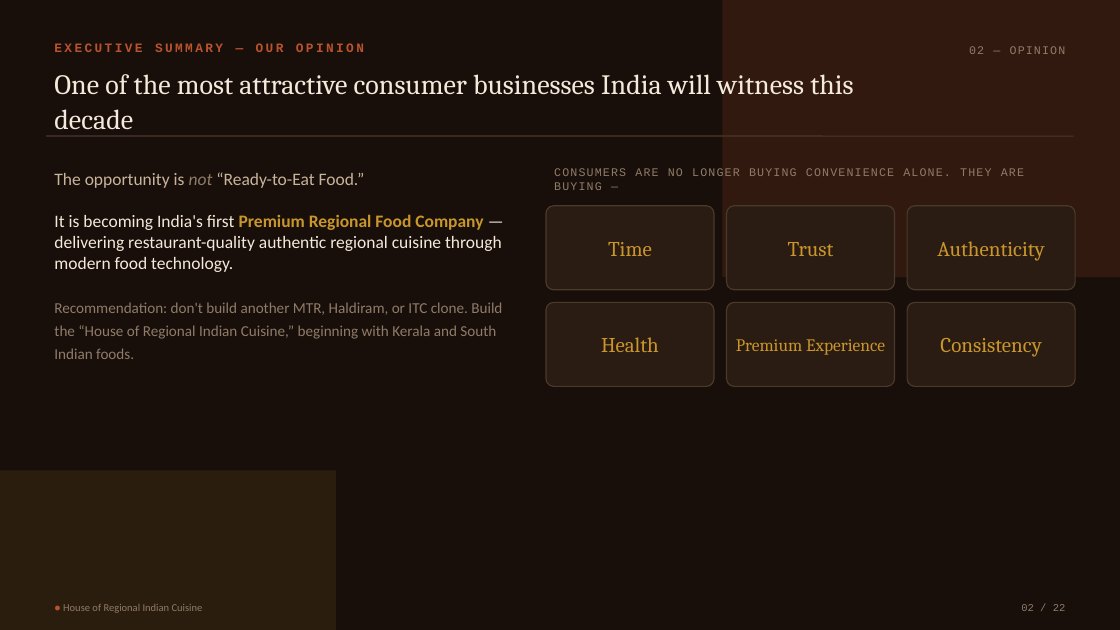
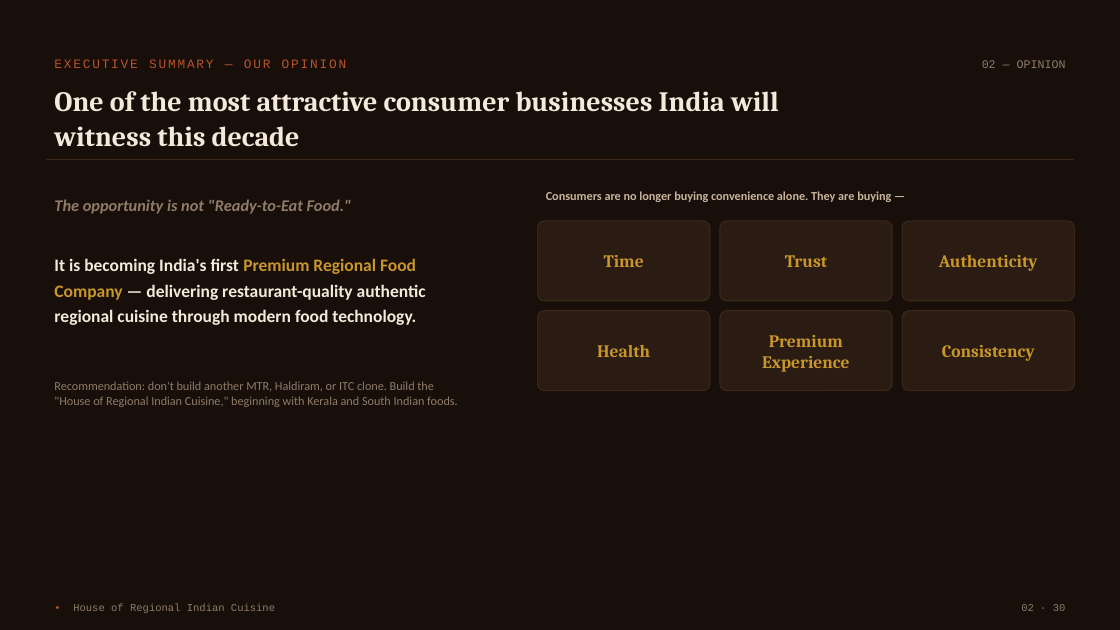
Before and after one commit to adithyark17/SideProjects, a slide deck: slide 2 of india-regional-foods-deck/india-regional-foods-deck.pptx. Drawn at 1120x630 pixels with LibreOffice and Linux fonts; fonts in the diff are those of the drawing. Boxes give left, top, right and bottom in pixels: in the first picture for what was removed or moved away, otherwise in the second. Text is boxed around its words. In the diff, an @@ line names an element or a change of style, - is before the commit and + after.

```diff
--- a/india-regional-foods-deck/india-regional-foods-deck.pptx
+++ b/india-regional-foods-deck/india-regional-foods-deck.pptx
@@ rectangle removed at [723, 0, 1120, 277] @@
@@ text "EXECUTIVE SUMMARY — OUR OPINION": place and size @@
-text "EXECUTIVE SUMMARY — OUR OPINION" at [54, 43, 364, 52]
+text "EXECUTIVE SUMMARY — OUR OPINION" at [54, 59, 347, 68]
@@ text "EXECUTIVE SUMMARY — OUR OPINION" at [54, 59, 347, 68]: letter spacing 2 to 1.5 pt, bold off @@
@@ text "02 — OPINION": place and size @@
-text "02 — OPINION" at [969, 46, 1066, 54]
+text "02 — OPINION" at [982, 60, 1066, 68]
@@ text "02 — OPINION" at [982, 60, 1066, 68]: letter spacing 1 to 0 pt @@
@@ text "One of the most attractive ..." at [54, 91, 779, 147]: bold on @@
@@ text "One of the most attractive ...": place and size @@
-text "One of the most attractive ..." at [54, 74, 853, 129]
+text "One of the most attractive ..." at [54, 91, 779, 147]
@@ line moved from (46, 136) - (1074, 136) to (46, 160) - (1074, 160) @@
@@ line (46, 160) - (1074, 160): stroke #4A3A2C 1 pt to #3A2718 1 pt @@
@@ text added at [54, 199, 352, 214], 14 pt, text #8F7B68, bold, italic @@
+The opportunity is not "Ready-to-Eat Food."
@@ text at [546, 191, 891, 202]: text changed; size 10 to 10.5 pt; font Courier New to Calibri; text colour #8F7B68 to #C9B49C; bold on @@
-CONSUMERS ARE NO LONGER BUYING CONVENIENCE ALONE. THEY ARE BUYING —
+Consumers are no longer buying convenience alone. They are buying —
@@ size 18 to 15 pt, bold on in 5 elements at [942, 345, 1035, 361], [597, 345, 650, 357], [939, 255, 1038, 271], [785, 255, 827, 267], [604, 255, 644, 267] @@
@@ text "Time": place and size @@
-text "Time" at [608, 242, 652, 256]
+text "Time" at [604, 255, 644, 267]
@@ outline #4A3A2C 1 pt to #3A2718 1 pt; proportions changed in 6 elements at [902, 311, 1075, 391], [720, 311, 892, 391], [538, 311, 710, 391], [902, 221, 1075, 301], [720, 221, 892, 301], [538, 221, 710, 301] @@
@@ rounded rectangle: place and size @@
-rounded rectangle at [546, 206, 714, 290]
+rounded rectangle at [538, 221, 710, 301]
@@ text "Trust": place and size @@
-text "Trust" at [788, 242, 834, 256]
+text "Trust" at [785, 255, 827, 267]
@@ rounded rectangle: place and size @@
-rounded rectangle at [727, 206, 895, 290]
+rounded rectangle at [720, 221, 892, 301]
@@ text "Authenticity": place and size @@
-text "Authenticity" at [937, 241, 1044, 261]
+text "Authenticity" at [939, 255, 1038, 271]
@@ rounded rectangle: place and size @@
-rounded rectangle at [907, 206, 1075, 290]
+rounded rectangle at [902, 221, 1075, 301]
@@ text added at [54, 258, 426, 325], 15 pt, text #F4E9DA, bold @@
+It is becoming India's first Premium Regional Food Company — delivering restaurant-quality authentic regional cuisine through modern food technology.
@@ text "Health": place and size @@
-text "Health" at [601, 337, 659, 352]
+text "Health" at [597, 345, 650, 357]
@@ rounded rectangle: place and size @@
-rounded rectangle at [546, 302, 714, 386]
+rounded rectangle at [538, 311, 710, 391]
@@ text "Premium Experience": place and size @@
-text "Premium Experience" at [736, 339, 885, 355]
+text "Premium Experience" at [762, 335, 850, 372]
@@ text "Premium Experience" at [762, 335, 850, 372]: bold on @@
@@ rounded rectangle: place and size @@
-rounded rectangle at [727, 302, 895, 386]
+rounded rectangle at [720, 311, 892, 391]
@@ text "Consistency": place and size @@
-text "Consistency" at [940, 338, 1041, 357]
+text "Consistency" at [942, 345, 1035, 361]
@@ rounded rectangle: place and size @@
-rounded rectangle at [907, 302, 1075, 386]
+rounded rectangle at [902, 311, 1075, 391]
@@ text "Recommendation: don't build another MTR, ..." at [54, 381, 458, 407]: vertical alignment top to middle @@
@@ text at [54, 381, 458, 407]: text changed; size 15 to 10.5 pt @@
-The opportunity is not “Ready-to-Eat Food.”
-It is becoming India's first Premium Regional Food Company — delivering restaurant-quality authentic regional cuisine through modern food technology.
-Recommendation: don't build another MTR, Haldiram, or ITC clone. Build the “House of Regional Indian Cuisine,” beginning with Kerala and South Indian foods.
+Recommendation: don't build another MTR, Haldiram, or ITC clone. Build the "House of Regional Indian Cuisine," beginning with Kerala and South Indian foods.
@@ rectangle removed at [0, 471, 336, 630] @@
@@ text at [73, 604, 275, 613]: text changed; font Calibri to Courier New @@
-● House of Regional Indian Cuisine
+• House of Regional Indian Cuisine
@@ text at [1021, 604, 1066, 611]: text changed @@
-02 / 22
+02 · 30
```
Also in this commit, not shown: 21 other slides changed, 8 slides added, 1 other file.
